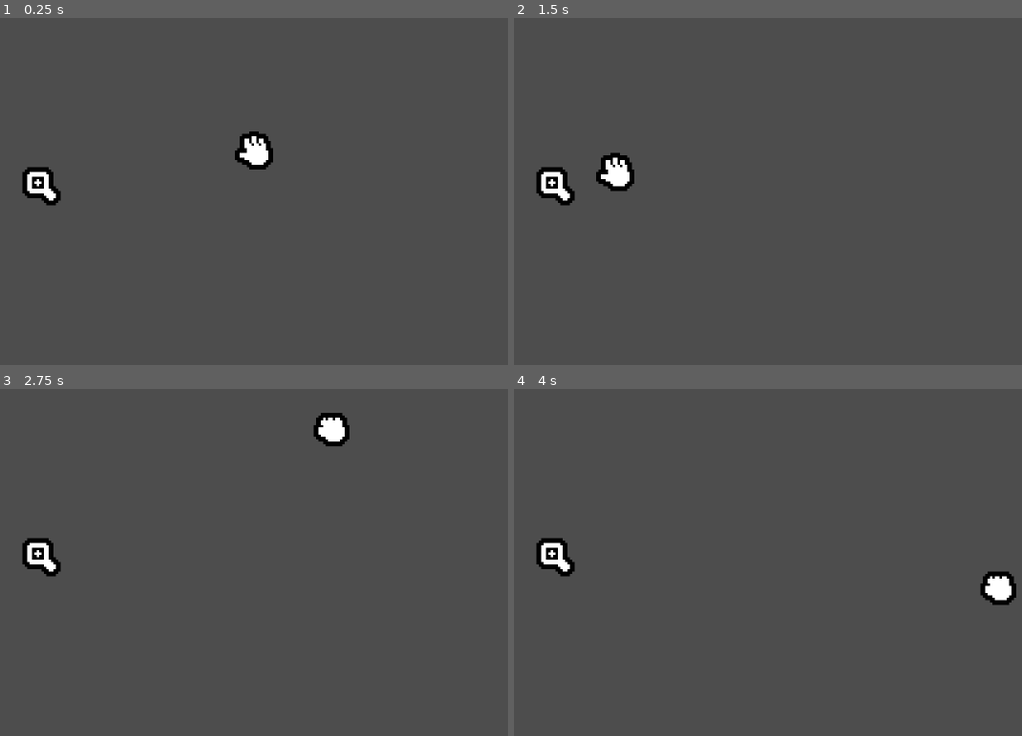
Above: before the commit, frames 1-4 (two rows, left to right).
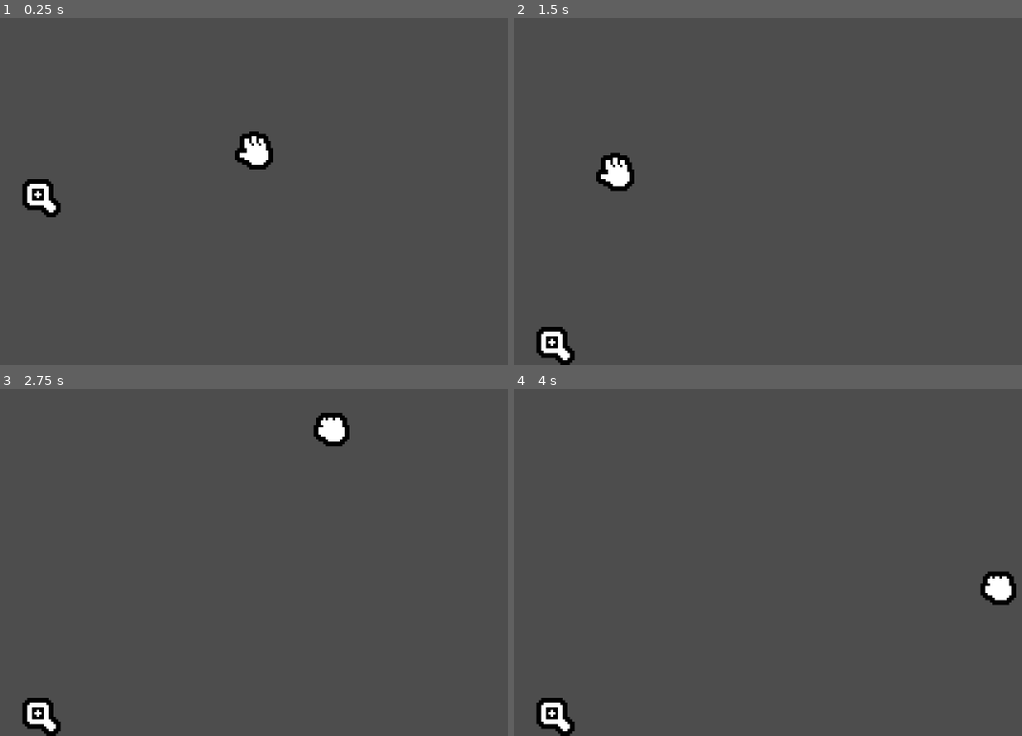
Above: after the commit, the same moments.

Repository: SushiOnToast/out-of-scale
Game: Godot game, scene res://scenes/level.tscn
The game is run twice, just before and just after one commit, with the same random seed, the same clock (stepped at 60 frames per second) and the same inputs.
Inputs (mouse positions are in pixels of both pictures, inside the frame that each line leads up to):
- Up to frame 1 (0.25 s): no input
- Up to frame 2 (1.5 s): move the mouse to (935, 129) at 0.52 s; hold Right mouse button (grab) 0.53-1.28 s; click (935, 129) at 0.8 s; tap Enter at 1.25 s; move the mouse to (615, 170) at 1.27 s; click (615, 170) at 1.35 s
- Up to frame 3 (2.75 s): right-click (101, 541) at 1.55 s; tap Space at 2 s; move the mouse to (330, 427) at 2.02 s; hold Right mouse button (grab) from 2.03 s (still down); click (330, 427) at 2.3 s
- Up to frame 4 (4 s): tap Enter at 2.75 s; move the mouse to (727, 607) at 2.77 s; release Right mouse button (grab) at 2.78 s; click (727, 607) at 2.85 s; right-click (727, 607) at 3.05 s; tap Space at 3.5 s; move the mouse to (996, 586) at 3.52 s; hold Right mouse button (grab) from 3.53 s (still down); click (996, 586) at 3.8 s

The runs differ from the first frame. In frame 1, 0.8% of the frame differs, in the area x 4-13%, y 42-58%; in frame 2, 1.3%, in the area x 4-13%, y 42-100%; in frame 3, 1.3%; in frame 4, 1.3%.

Commit message:
add tool physics and interaction

Diff:
--- a/scenes/level.tscn
+++ b/scenes/level.tscn
@@ -4,38 +4,36 @@
 [ext_resource type="PackedScene" uid="uid://b33cpfnk54xc1" path="res://scenes/tool.tscn" id="2_w7c3h"]
 
 [sub_resource type="RectangleShape2D" id="RectangleShape2D_d5hc8"]
-size = Vector2(20, 748)
+size = Vector2(20, 192)
 
 [sub_resource type="RectangleShape2D" id="RectangleShape2D_f8w55"]
-size = Vector2(1300, 20)
+size = Vector2(341, 20)
 
 [sub_resource type="RectangleShape2D" id="RectangleShape2D_fgl56"]
-size = Vector2(20, 748)
+size = Vector2(20, 200)
 
 [sub_resource type="RectangleShape2D" id="RectangleShape2D_cdi5o"]
-size = Vector2(1320, 20)
+size = Vector2(359, 20)
 
 [node name="Level" type="Node2D" unique_id=1164888761]
 
-[node name="Borders" type="Node2D" parent="." unique_id=1407809030]
+[node name="Borders" type="StaticBody2D" parent="." unique_id=2046444164]
+collision_mask = 0
 
-[node name="StaticBody2D" type="StaticBody2D" parent="Borders" unique_id=2046444164]
-collision_mask = 6
-
-[node name="CollisionShape2D" type="CollisionShape2D" parent="Borders/StaticBody2D" unique_id=1390633815]
-position = Vector2(-10, 363)
+[node name="CollisionShape2D" type="CollisionShape2D" parent="Borders" unique_id=1390633815]
+position = Vector2(-10, 85)
 shape = SubResource("RectangleShape2D_d5hc8")
 
-[node name="CollisionShape2D2" type="CollisionShape2D" parent="Borders/StaticBody2D" unique_id=1724254291]
-position = Vector2(630, -10)
+[node name="CollisionShape2D2" type="CollisionShape2D" parent="Borders" unique_id=1724254291]
+position = Vector2(150.5, -10)
 shape = SubResource("RectangleShape2D_f8w55")
 
-[node name="CollisionShape2D3" type="CollisionShape2D" parent="Borders/StaticBody2D" unique_id=1741531113]
-position = Vector2(1290, 354)
+[node name="CollisionShape2D3" type="CollisionShape2D" parent="Borders" unique_id=1741531113]
+position = Vector2(330, 80)
 shape = SubResource("RectangleShape2D_fgl56")
 
-[node name="CollisionShape2D4" type="CollisionShape2D" parent="Borders/StaticBody2D" unique_id=1730904704]
-position = Vector2(640, 731)
+[node name="CollisionShape2D4" type="CollisionShape2D" parent="Borders" unique_id=1730904704]
+position = Vector2(159.5, 190)
 shape = SubResource("RectangleShape2D_cdi5o")
 
 [node name="Tools" type="Node2D" parent="." unique_id=2065705968]
--- a/scenes/player.gd
+++ b/scenes/player.gd
@@ -17,11 +17,11 @@
 
 	if Input.is_action_just_released("grab") and hover_item:
 		if current_item:
+			current_item.active = false
 			current_item = null
-			print("item dropped")
 		else:
-			print("grabbed item")
 			current_item = hover_item
+			current_item.active = true
 
 func _process(_delta: float) -> void:
 	var mouse_pos = get_global_mouse_position()
--- a/scenes/tool.gd
+++ b/scenes/tool.gd
@@ -1 +1,16 @@
 extends CharacterBody2D
+
+var active = false
+var gravity = 150
+
+func apply_gravity(delta):
+	velocity.y += gravity * delta
+
+func _physics_process(delta: float) -> void:
+	if !active:
+		apply_gravity(delta)
+
+	if Input.is_action_just_pressed("use") and active:
+		print("item being used")
+
+	move_and_slide()
